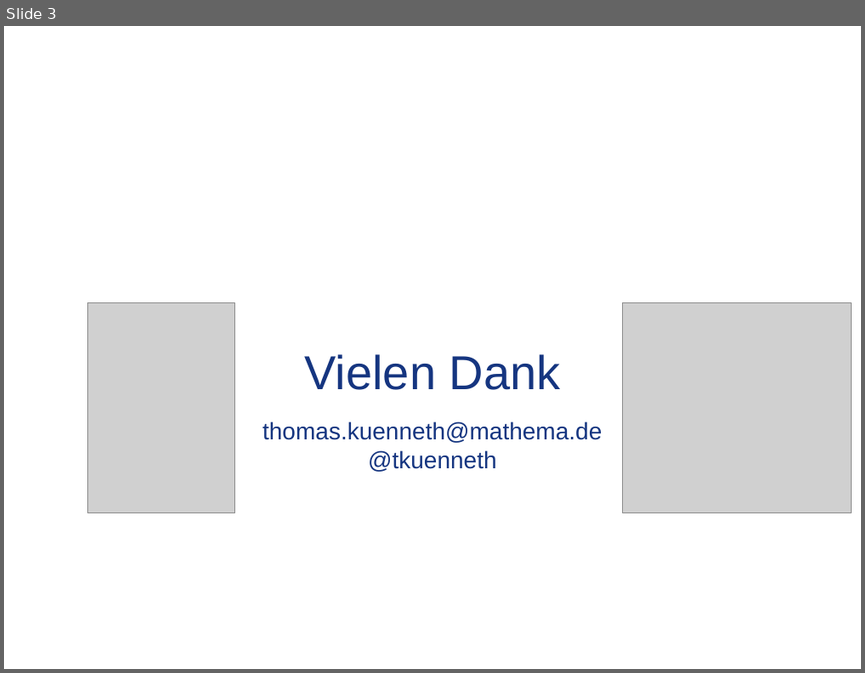
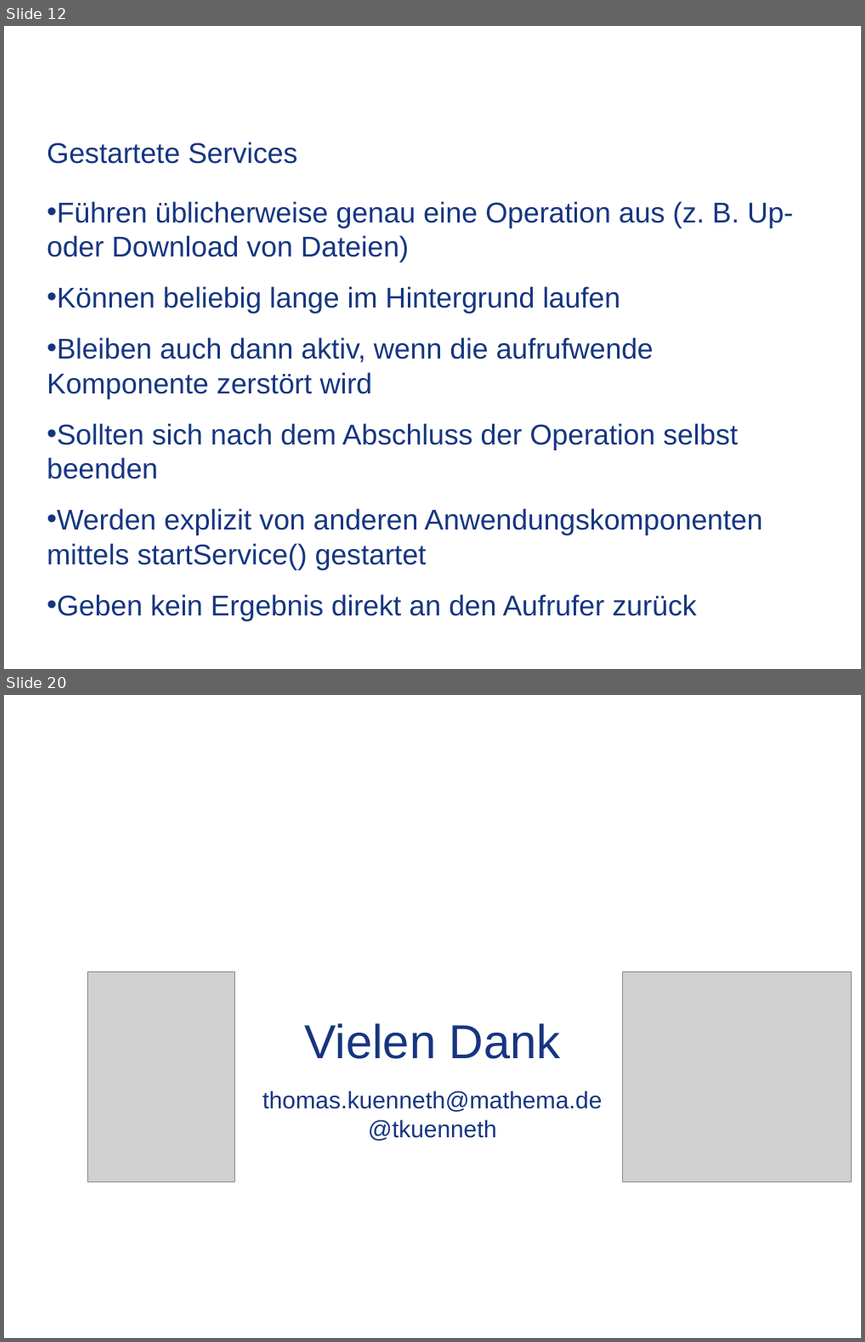
Before and after one commit to tkuenneth/Xamarin_Talks, a slide deck: Slides/DWX 2017.pptx. Shown one above the other, each under a label of ours: slide 3 before the commit, slides 12 and 20 after it; the slides between them are not shown. The pictures are 865x673 and 865x1342 pixels, drawn with LibreOffice and Linux fonts; fonts in the diff are those of the drawing; grey boxes stand for pictures; background and template pictures are left out. Boxes give left, top, right and bottom in pixels: in the first picture for what was removed or moved away, otherwise in the second. Text is boxed around its words. In the diff, an @@ line names an element or a change of style, - is before the commit and + after.

```diff
--- a/Slides/DWX 2017.pptx
+++ b/Slides/DWX 2017.pptx
@@ slide 12 added at box(4, 26, 861, 669), background picture (left out) @@
@@ title added at box(46, 142, 298, 164), 24 pt, text #153580 @@
+Gestartete Services
@@ text added at box(46, 201, 793, 621), 24 pt, text #153580 @@
+• Führen üblicherweise genau eine Operation aus (z. B. Up- oder Download von Dateien)
+• Können beliebig lange im Hintergrund laufen
+• Bleiben auch dann aktiv, wenn die aufrufwende Komponente zerstört wird
+• Sollten sich nach dem Abschluss der Operation selbst beenden
+• Werden explizit von anderen Anwendungskomponenten mittels startService() gestartet
+• Geben kein Ergebnis direkt an den Aufrufer zurück
@@ what was slide 3 is now slide 20 @@
```
Also in this commit, not shown: 16 other slides added.
